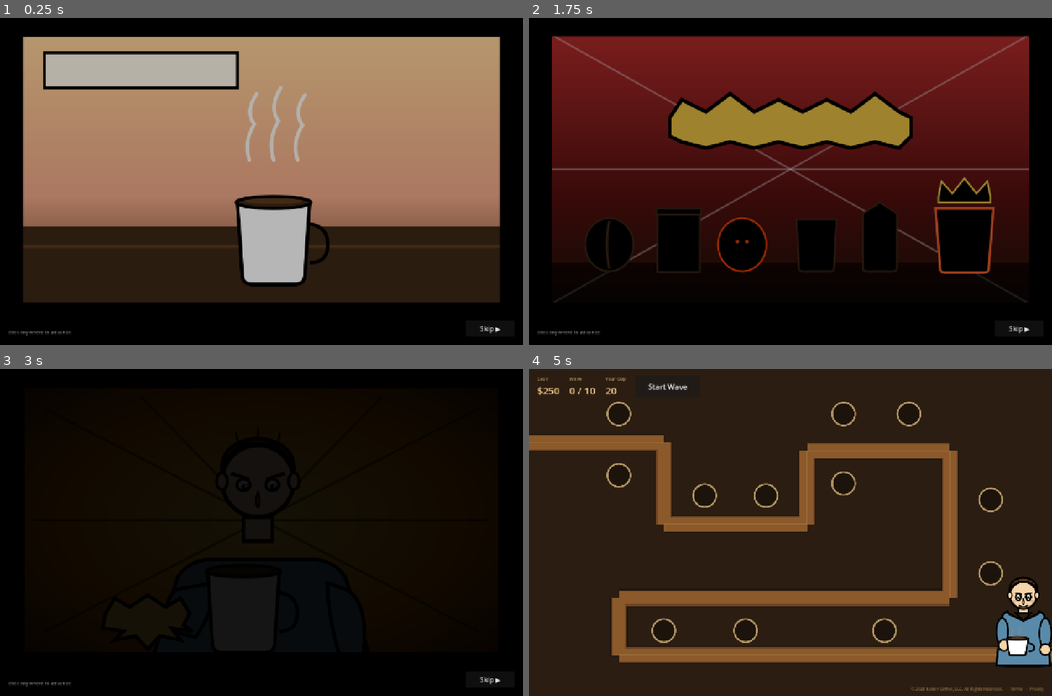
Above: before the commit, frames 1-4 (two rows, left to right).
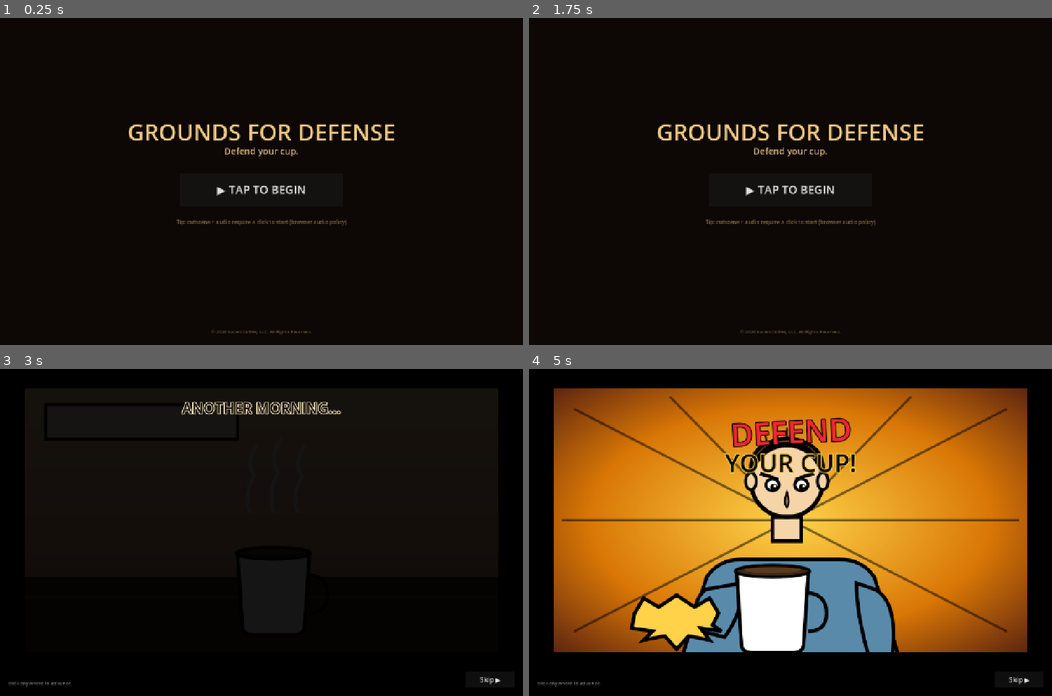
Above: after the commit, the same moments.

Repository: kanencoffee/grounds-for-defense-godot
Game: Godot game, scene res://scenes/main.tscn
The game is run twice, just before and just after one commit, with the same random seed, the same clock (stepped at 60 frames per second) and the same inputs.
Inputs (mouse positions are in pixels of both pictures, inside the frame that each line leads up to):
- Up to frame 1 (0.25 s): no input
- Up to frame 2 (1.75 s): click "Start Wave" at 0.5 s; click "Start Wave" at 1.25 s
- Up to frame 3 (3 s): click (261, 539) at 2 s, where only the run after the commit has a clickable "▶ TAP TO BEGIN"; click "Skip ▶" at 2.75 s
- Up to frame 4 (5 s): click "Skip ▶" at 3.5 s; click (785, 630) at 4.25 s, where only the run before the commit has a clickable "Skip All"

The runs differ from the first frame. In frame 1, 73% of the frame differs, in the area x 1-96%, y 5-98%; in frame 2, 54%; in frame 3, 0.8%; in frame 4, 99%, in the area x 0-100%, y 0-100%.
Error before the commit: Invalid assignment of property or key 'disabled' with value of type 'bool' on a base object of type 'null instance'. (res://scripts/main.gd:747)

Commit message:
Fix cutscenes: text via Godot Labels (SVG <text> not rendered) + 'Tap to Begin' gate to prime audio context
- Browsers block audio until first user click → game now opens with title screen + click-to-begin
- All cutscene text now rendered as Godot Labels overlaid on panels
- Captions and big/sub text get punch-in animations and outlined comic-style font

Diff:
--- a/scripts/main.gd
+++ b/scripts/main.gd
@@ -119,14 +119,78 @@
 	_build_barista()
 	_build_slots()
 	_build_hud()
-	# Play intro cutscene first; briefing follows on close
-	_show_cutscene([
-		{"sprite":"cutscene-1.svg", "sting":"sting_intro", "duration":3.5},
-		{"sprite":"cutscene-2.svg", "sting":"sting_tense", "duration":3.5},
-		{"sprite":"cutscene-3.svg", "sting":"sting_reveal", "duration":3.8},
-		{"sprite":"cutscene-4.svg", "sting":"sting_hero", "duration":3.5},
-		{"sprite":"cutscene-5.svg", "sting":"waveStart", "duration":3.0},
-	], _show_briefing)
+	# Audio + cutscene need user interaction first (browser autoplay policy).
+	_show_start_gate()
+
+func _show_start_gate():
+	var layer = CanvasLayer.new()
+	layer.layer = 120
+	add_child(layer)
+	var bg = ColorRect.new()
+	bg.color = Color(0.05, 0.03, 0.02, 1)
+	bg.size = Vector2(W, H)
+	layer.add_child(bg)
+	# Title text
+	var title = Label.new()
+	title.text = "GROUNDS FOR DEFENSE"
+	title.add_theme_font_size_override("font_size", 56)
+	title.add_theme_color_override("font_color", Color(0.94, 0.79, 0.53))
+	title.add_theme_color_override("font_outline_color", Color(0.05, 0.02, 0.0))
+	title.add_theme_constant_override("outline_size", 5)
+	title.horizontal_alignment = HORIZONTAL_ALIGNMENT_CENTER
+	title.size = Vector2(W, 80)
+	title.position = Vector2(0, H/2 - 160)
+	layer.add_child(title)
+	var subtitle = Label.new()
+	subtitle.text = "Defend your cup."
+	subtitle.add_theme_font_size_override("font_size", 22)
+	subtitle.add_theme_color_override("font_color", Color(0.85, 0.7, 0.5))
+	subtitle.horizontal_alignment = HORIZONTAL_ALIGNMENT_CENTER
+	subtitle.size = Vector2(W, 30)
+	subtitle.position = Vector2(0, H/2 - 90)
+	layer.add_child(subtitle)
+	# Big play button
+	var btn = Button.new()
+	btn.text = "▶ TAP TO BEGIN"
+	btn.add_theme_font_size_override("font_size", 28)
+	btn.size = Vector2(400, 80)
+	btn.position = Vector2(W/2 - 200, H/2 - 20)
+	layer.add_child(btn)
+	# Hint
+	var hint = Label.new()
+	hint.text = "Tip: cutscene + audio require a click to start (browser audio policy)"
+	hint.add_theme_font_size_override("font_size", 13)
+	hint.add_theme_color_override("font_color", Color(0.94, 0.79, 0.53, 0.5))
+	hint.horizontal_alignment = HORIZONTAL_ALIGNMENT_CENTER
+	hint.size = Vector2(W, 20)
+	hint.position = Vector2(0, H/2 + 90)
+	layer.add_child(hint)
+	# Copyright bottom
+	var cr = Label.new()
+	cr.text = "© 2026 Kanen Coffee, LLC. All Rights Reserved."
+	cr.add_theme_font_size_override("font_size", 11)
+	cr.add_theme_color_override("font_color", Color(0.94, 0.79, 0.53, 0.4))
+	cr.horizontal_alignment = HORIZONTAL_ALIGNMENT_CENTER
+	cr.size = Vector2(W, 20)
+	cr.position = Vector2(0, H - 40)
+	layer.add_child(cr)
+	btn.pressed.connect(func():
+		# Prime audio + start cutscene
+		Sfx.play("place")
+		layer.queue_free()
+		_show_cutscene([
+			{"sprite":"cutscene-1.svg", "sting":"sting_intro", "duration":3.5,
+				"caption":"ANOTHER MORNING..."},
+			{"sprite":"cutscene-2.svg", "sting":"sting_tense", "duration":3.5,
+				"caption":"BUT SOMETHING'S WRONG..."},
+			{"sprite":"cutscene-3.svg", "sting":"sting_reveal", "duration":3.8,
+				"big_text":"BAD COFFEE", "sub_text":"INVASION!"},
+			{"sprite":"cutscene-4.svg", "sting":"sting_hero", "duration":3.5,
+				"big_text":"DEFEND", "sub_text":"YOUR CUP!"},
+			{"sprite":"cutscene-5.svg", "sting":"waveStart", "duration":3.0,
+				"big_text":"GROUNDS FOR", "sub_text":"DEFENSE"},
+		], _show_briefing)
+	)
 
 var briefing_pages: Array = []
 var briefing_idx: int = 0
@@ -195,6 +259,10 @@
 	if not tex:
 		_advance_cutscene()
 		return
+	# Clear any previous caption labels
+	for child in cutscene_layer.get_children():
+		if child.has_meta("is_caption"):
+			child.queue_free()
 	# Fit panel to screen with margins
 	var panel_w = 800.0
 	var panel_h = 450.0
@@ -203,26 +271,79 @@
 	var s = min(max_w / panel_w, max_h / panel_h)
 	cutscene_panel_sprite.texture = tex
 	cutscene_panel_sprite.scale = Vector2.ONE * s
-	# Fade in
 	cutscene_panel_sprite.modulate.a = 0.0
 	cutscene_panel_sprite.scale = Vector2.ONE * s * 0.92
 	var tw = create_tween()
 	tw.tween_property(cutscene_panel_sprite, "modulate:a", 1.0, 0.35)
 	tw.parallel().tween_property(cutscene_panel_sprite, "scale", Vector2.ONE * s, 0.35).set_trans(Tween.TRANS_BACK).set_ease(Tween.EASE_OUT)
-	# Play sting
+	# Overlay caption text (Godot Labels — SVG <text> doesn't render in Godot's SVG importer)
+	var panel_top = float(H)/2 - 30 - (panel_h * s)/2
+	var panel_bottom = float(H)/2 - 30 + (panel_h * s)/2
+	var panel_center_x = float(W)/2
+	if p.has("caption"):
+		var cap_lbl = Label.new()
+		cap_lbl.text = p.caption
+		cap_lbl.add_theme_font_size_override("font_size", 36)
+		cap_lbl.add_theme_color_override("font_color", Color(0.05, 0.02, 0.0))
+		cap_lbl.add_theme_color_override("font_outline_color", Color(1, 0.94, 0.78))
+		cap_lbl.add_theme_constant_override("outline_size", 8)
+		cap_lbl.horizontal_alignment = HORIZONTAL_ALIGNMENT_CENTER
+		cap_lbl.size = Vector2(W, 50)
+		cap_lbl.position = Vector2(0, panel_top + 30)
+		cap_lbl.set_meta("is_caption", true)
+		cutscene_layer.add_child(cap_lbl)
+		_animate_caption(cap_lbl)
+	if p.has("big_text"):
+		var big_lbl = Label.new()
+		big_lbl.text = p.big_text
+		big_lbl.add_theme_font_size_override("font_size", 76)
+		big_lbl.add_theme_color_override("font_color", Color(0.95, 0.15, 0.2))
+		big_lbl.add_theme_color_override("font_outline_color", Color(0.05, 0.02, 0.0))
+		big_lbl.add_theme_constant_override("outline_size", 10)
+		big_lbl.horizontal_alignment = HORIZONTAL_ALIGNMENT_CENTER
+		big_lbl.size = Vector2(W, 90)
+		big_lbl.position = Vector2(0, panel_top + 60)
+		big_lbl.set_meta("is_caption", true)
+		big_lbl.rotation = -0.05
+		cutscene_layer.add_child(big_lbl)
+		_animate_caption(big_lbl, true)
+	if p.has("sub_text"):
+		var sub_lbl = Label.new()
+		sub_lbl.text = p.sub_text
+		sub_lbl.add_theme_font_size_override("font_size", 56)
+		sub_lbl.add_theme_color_override("font_color", Color(0.05, 0.02, 0.0))
+		sub_lbl.add_theme_color_override("font_outline_color", Color(1, 0.85, 0.3))
+		sub_lbl.add_theme_constant_override("outline_size", 8)
+		sub_lbl.horizontal_alignment = HORIZONTAL_ALIGNMENT_CENTER
+		sub_lbl.size = Vector2(W, 70)
+		sub_lbl.position = Vector2(0, panel_top + 150)
+		sub_lbl.set_meta("is_caption", true)
+		cutscene_layer.add_child(sub_lbl)
+		_animate_caption(sub_lbl, true, 0.15)
+	# Play sting (audio context already primed by start gate)
 	if p.has("sting"):
 		Sfx.play(p.sting)
 	# Auto-advance timer
 	var dur = p.get("duration", 4.0)
-	if cutscene_advance_timer:
-		# can't cancel SceneTreeTimer, just rely on idx checks
-		pass
 	cutscene_advance_timer = get_tree().create_timer(dur)
 	var current_idx = cutscene_idx
 	cutscene_advance_timer.timeout.connect(func():
 		if cutscene_idx == current_idx and is_instance_valid(cutscene_layer):
 			_advance_cutscene()
 	)
+
+func _animate_caption(lbl: Label, punchy := false, delay := 0.0):
+	lbl.modulate.a = 0.0
+	if punchy:
+		lbl.scale = Vector2(0.5, 0.5)
+		lbl.pivot_offset = Vector2(W/2.0, 30)
+	var tw = create_tween()
+	if delay > 0:
+		tw.tween_interval(delay)
+	tw.tween_property(lbl, "modulate:a", 1.0, 0.3)
+	if punchy:
+		tw.parallel().tween_property(lbl, "scale", Vector2(1.1, 1.1), 0.18).set_trans(Tween.TRANS_BACK).set_ease(Tween.EASE_OUT)
+		tw.tween_property(lbl, "scale", Vector2(1.0, 1.0), 0.12)
 
 func _advance_cutscene():
 	if not is_instance_valid(cutscene_layer):
@@ -1158,7 +1279,8 @@
 	# Play boss-intro cutscene before the final wave
 	if wave_num + 1 == max_waves:
 		_show_cutscene([
-			{"sprite":"cutscene-boss.svg", "sting":"sting_boss", "duration":4.5}
+			{"sprite":"cutscene-boss.svg", "sting":"sting_boss", "duration":4.5,
+				"big_text":"POD-ZILLA", "sub_text":"APPROACHES!"}
 		], _start_wave_actual)
 		return
 	_start_wave_actual()
